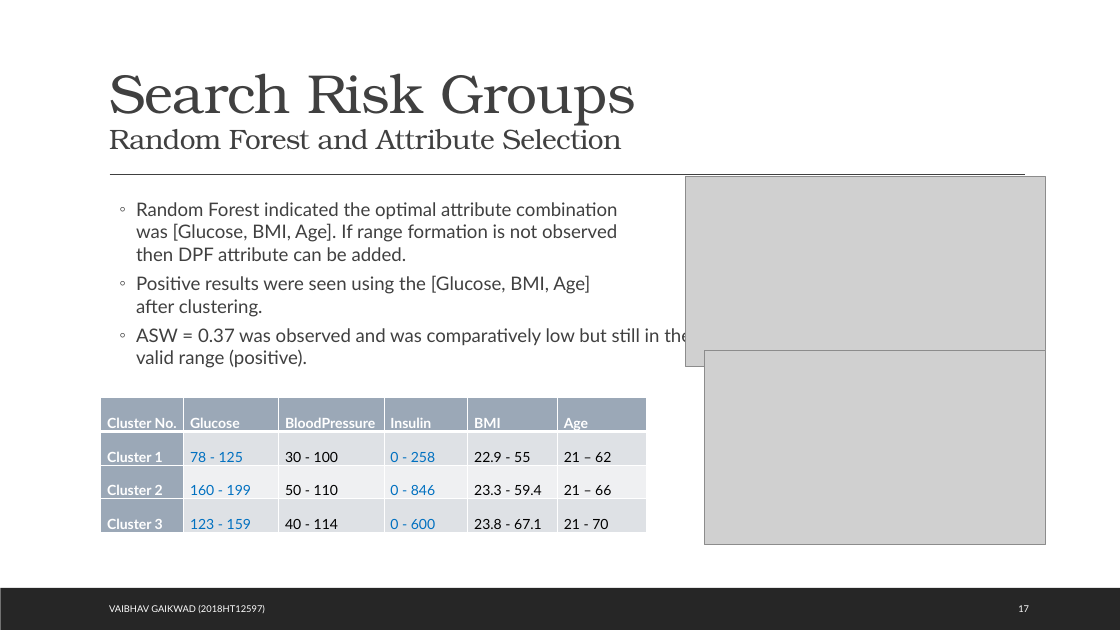
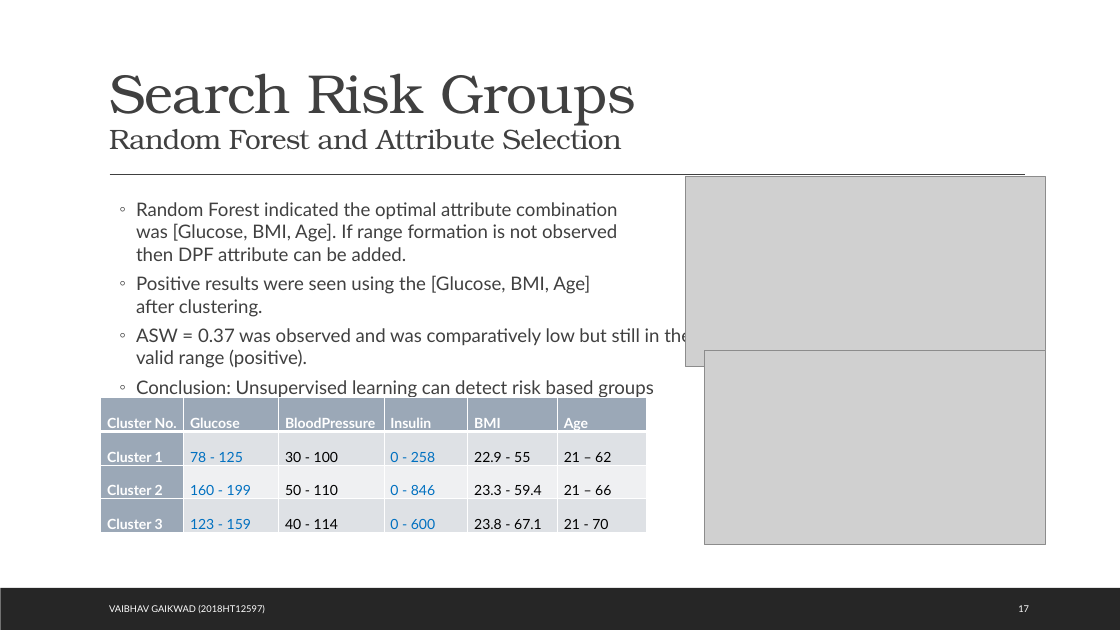
Before and after one commit to 767267/bits2018ht12597, a slide deck: slide 17 of docs/Quality of Care.pptx. Drawn at 1120x630 pixels with LibreOffice and Linux fonts; fonts in the diff are those of the drawing; grey boxes stand for pictures. Boxes give left, top, right and bottom in pixels: in the first picture for what was removed or moved away, otherwise in the second. Text is boxed around its words. In the diff, an @@ line names an element or a change of style, - is before the commit and + after.

```diff
--- a/docs/Quality of Care.pptx
+++ b/docs/Quality of Care.pptx
@@ text at <box>136,380,653,397</box>: paragraph added @@
+  ◦ Conclusion: Unsupervised learning can detect risk based groups
```
Also in this commit, not shown: 12 other slides changed, 3 other files.
